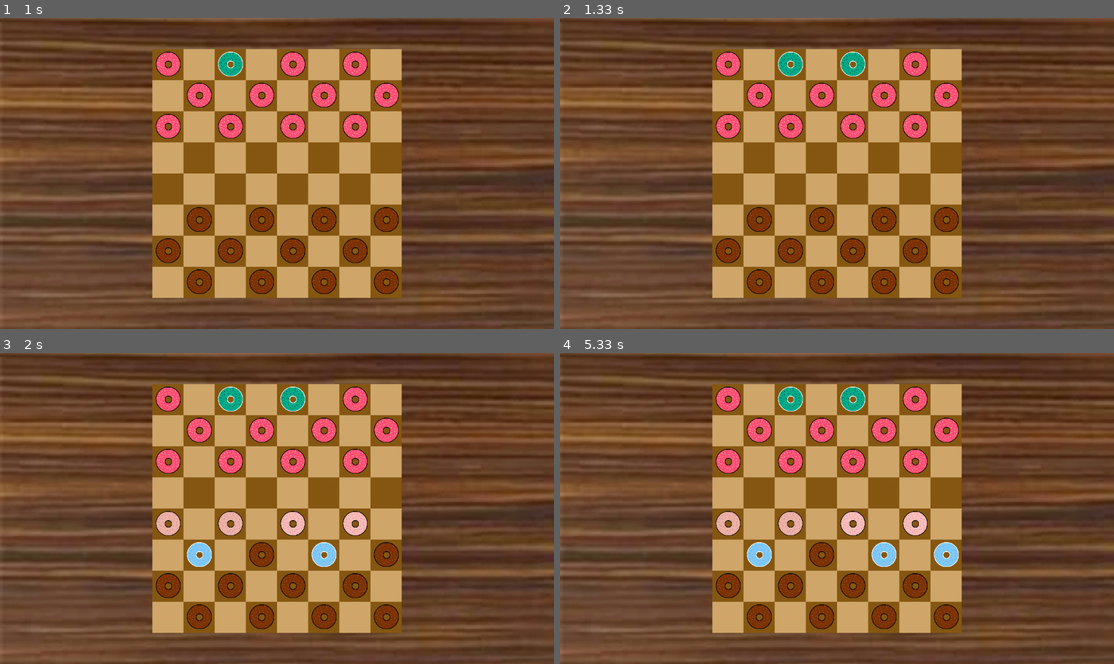
Above: before the commit, frames 1-4 (two rows, left to right).
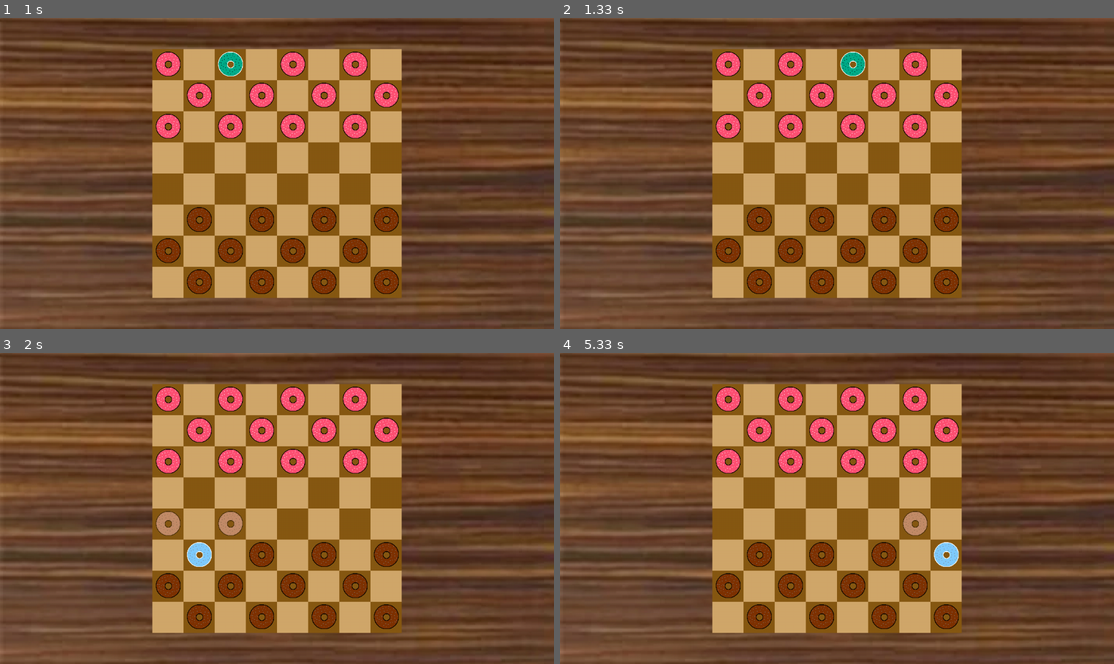
Above: after the commit, the same moments.

Repository: SeriousGuy888/pygame-checkers
Game: pygame game, started from __main__.py
Same seed, same stepped clock (60 frames per second), same inputs: the game is played once before the commit and once after it.
Inputs (mouse positions are in pixels of both pictures, inside the frame that each line leads up to):
- Up to frame 1 (1 s): press the mouse at (144, 176) at 0.37 s; move the mouse to (238, 207) at 0.47 s; release the mouse at (332, 241) at 0.6 s; click (360, 64) at 0.72 s
- Up to frame 2 (1.33 s): click (848, 67) at 1.05 s
- Up to frame 3 (2 s): click (277, 545) at 1.38 s; press the mouse at (277, 545) at 1.7 s; move the mouse to (371, 567) at 1.8 s; release the mouse at (470, 589) at 1.93 s
- Up to frame 4 (5.33 s): press the mouse at (837, 545) at 2.03 s; move the mouse to (892, 499) at 2.13 s; release the mouse at (953, 452) at 2.27 s; press the mouse at (837, 545) at 5.03 s; move the mouse to (770, 552) at 5.13 s; release the mouse at (698, 561) at 5.27 s

Frame 1 is identical in both runs. In frame 2, 0.3% of the frame differs, in the area x 39-44%, y 10-19%; in frame 3, 1.9%; in frame 4, 2.2%, in the area x 28-67%, y 10-69%.

Commit message:
old ghost pieces will now be removed when a new piece is selected
in addition, pieces will be deselected when a new one is selected

Diff:
--- a/__main__.py
+++ b/__main__.py
@@ -35,7 +35,7 @@
 square_size = math.floor(SCREEN_HEIGHT / 10)
 SQUARE_DIMENSION = 8
 
-board_x_offset = int(SCREEN_WIDTH/2 - (square_size * 4))
+board_x_offset = int(SCREEN_WIDTH / 2 - (square_size * 4))
 
 background_image = pygame.image.load("./assets/textures/table.png")
 red_piece_texture_path = "./assets/textures/red_piece.png"
@@ -103,20 +103,10 @@
 
         if mouse_pressed[0]:
             for loop_piece in pieces:
-                """
-                    todo: Finish ability to detect clicks on pieces.
-                    *     board_x_offset is meant to store the x offset the leftmost squares
-                    *     it doesnt seem to work however and i dont know why it seems that by
-                    *     adding the x offset the checkerboard is calculated too far
-                    *     right, yet without adding it, it calculates too far left.
-                    *     yet, the x offset variable is calculated with the same formula used to calculate
-                    *     square positions everywhere else and somehow it doesnt work here.
-                    *     in summary, i havent a clue what im doing
-                    *     maybe it would be better to detect the clicks on
-                    *     squares and not pieces but maybe that doesnt change anything
-                """
-                print("loop piece x: " + str(loop_piece.x * square_size + board_x_offset))
-                print("mouse: " + str(mouse_pos_x))
+                # todo: fix x coordinates thing or something
+
+                # print("loop piece x: " + str(loop_piece.x * square_size + board_x_offset))
+                # print("mouse: " + str(mouse_pos_x))
                 if(
                     loop_piece.x * square_size + board_x_offset < mouse_pos_x and
                     (loop_piece.x + 1) * square_size + board_x_offset > mouse_pos_x and
@@ -137,6 +127,8 @@
 
         # pieces[3].move_piece()
 
+        # print(f"Ghost piece count: {len(ghost_pieces)}")
+
         pygame.display.update()
         pygame.display.flip() # display the display to the display
 
--- a/checkers_classes/piece.py
+++ b/checkers_classes/piece.py
@@ -33,9 +33,15 @@
         return main.pygame.mouse.get_pressed()[0] and self.rect.collidepoint(main.pygame.mouse.get_pos())
 
     def move_piece(self):
-        # ghost_piece = (127, 127, 127, 0.67)
-        print(self.x)
-        print(self.y)
+        # print(self.x)
+        # print(self.y)
+
+        main.ghost_pieces = []
+        for loop_piece in main.pieces:
+            if loop_piece.team == 0:
+                loop_piece.image = main.red_piece_texture_path
+            if loop_piece.team == 1:
+                loop_piece.image = main.black_piece_texture_path
 
         self.image = main.red_piece_sel_texture_path
 
